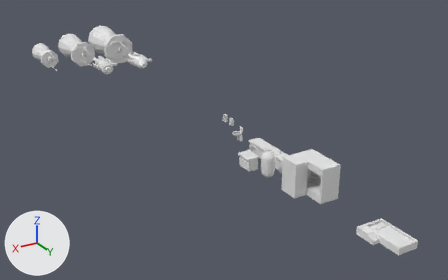
Two versions of the Blender file Assets/BlenerFiles/Placeables.blend, one commit apart.
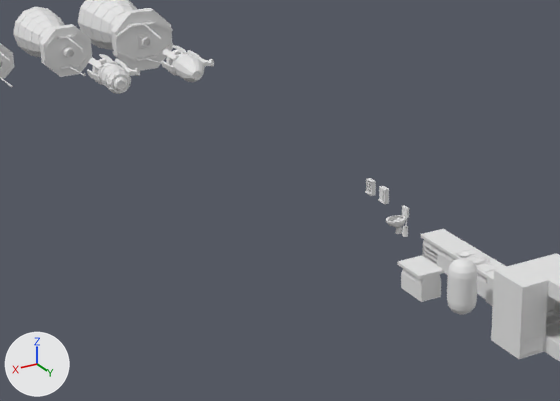
There are two pictures of each version: one whole from a 50 mm camera at (25.5, 29.1, 20.1) aimed at (0.0, -13.4, -1.2), one close up on the part from 12% to 70% of the width and 11% to 78% of the height. Every picture has the same lights, and +X, +Y and +Z are marked at lower left.

The older version as bpy lines, for what is in view:
```python
me_cube_008 = bpy.data.meshes.new('Cube.008')
me_cube_008.from_pydata(...)  # 64 vertices, 62 faces; spans x -0.5..0.5, y -0.5..0.5, z 0.0..1.0
me_cylinder = bpy.data.meshes.new('Cylinder')
me_cylinder.from_pydata(...)  # 320 vertices, 290 faces; spans x -0.45..0.45, y -0.5..0.5, z -1.0..1.0
me_plane_002 = bpy.data.meshes.new('Plane.002')
me_plane_002.from_pydata(...)  # 297 vertices, 290 faces; spans x -1.15..0.7, y -0.08..3.33, z -0.7..0.7
me_plane_003 = bpy.data.meshes.new('Plane.003')
me_plane_003.from_pydata(...)  # 537 vertices, 494 faces; spans x -1.15..0.7, y -0.08..3.33, z -0.7..0.7
me_plane_004 = bpy.data.meshes.new('Plane.004')
me_plane_004.from_pydata(...)  # 96 vertices, 36 faces; spans x -0.546..0.641, y 1.671..3.007, z -0.576..0.576
ob_cylinder = bpy.data.objects.new('Cylinder', me_cylinder)
ob_cylinder.location = (2.18, -3.65, 0.97)
ob_cylinder.scale = (1.12, 1.0, 1.0)
ob_kitchen_counter_island = bpy.data.objects.new('Kitchen counter island', me_cube_008)
ob_kitchen_counter_island.location = (2.5, -5.5, 0.0)
ob_mk1_fuel_injector = bpy.data.objects.new('MK1 Fuel Injector', me_plane_002)
ob_mk1_fuel_injector.location = (0.06, -32.57, 1.5)
ob_mk2_fuel_injector = bpy.data.objects.new('MK2 Fuel Injector', me_plane_003)
ob_mk2_fuel_injector.location = (3.89, -32.85, 1.53)
ob_mk2_fuel_injector_lights = bpy.data.objects.new('MK2 Fuel Injector Lights', me_plane_004)
ob_mk2_fuel_injector_lights.location = (3.89, -32.85, 1.53)
# also in view: 'Orion Large Engine Bell' at (0.0, -38.4, 1.5); 'Orion Medium Engine Bell' at (4.2, -38.0, 1.5); 'Kitchen counter washer' at (0.5, -4.5, 0.6); 'Bed 2' at (1.2, 0.0, 1.2); 'Kitchen counter open shelves' at (0.5, -7.5, 0.5)
```
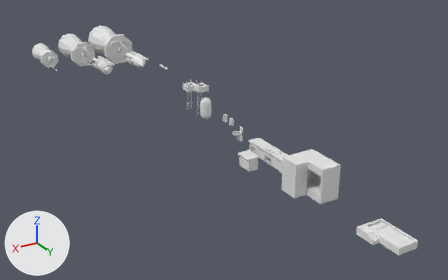
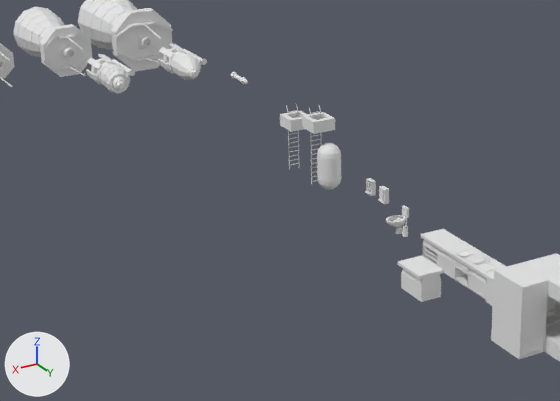
Where the newer file only moved an object's origin or applied its transform, the numbers keep the older frame.

Changed parts and their boxes [x1, y1, x2, y2] in the close-ups (560 x 401 px):
```json
{"object": "Cylinder", "change": "mesh moved", "before": [447, 258, 478, 315], "after": [317, 143, 341, 190]}
{"object": "MK1 Fuel Injector", "change": "moved", "before": [161, 45, 214, 82], "after": [157, 43, 207, 80]}
{"object": "MK2 Fuel Injector", "change": "moved", "before": [87, 54, 140, 94], "after": [86, 54, 135, 94]}
{"object": "Ladder 3m", "change": "added", "after": [302, 106, 335, 184]}
{"object": "Ladder 2.5m", "change": "added", "after": [280, 104, 308, 170]}
{"object": "MK2 Fuel Injector Lights", "change": "moved", "before": [108, 70, 130, 92], "after": [107, 70, 129, 92]}
{"object": "PipeConnecting.002", "change": "added", "after": [240, 77, 248, 84]}
```

The change, as JSON lines over the scene's bpy script:
```json
{"block": "me_cylinder", "where": "me_cylinder.from_pydata(...)  # 320 vertices, 290 faces; spans x -0.45..0.45, y -0.5..0.5, z -1.0..1.0"}
{"block": "me_cylinder", "where": "# used by ob_cylinder; location = (2.18, -3.65, 0.97); scale = (1.12, 1.0, 1.0)"}
{"block": "me_cylinder", "change": "me_cylinder part 1: the whole mesh is moved by (-1.63, -12.27, 0.03)"}
{"op": "add", "block": "me_cylinder_005", "code": ["me_cylinder_005 = bpy.data.meshes.new('Cylinder.005')", "me_cylinder_005.from_pydata(...)  # 185 vertices, 166 faces; spans x -0.139..0.139, y -0.313..0.091, z -0.139..0.139", "me_cylinder_005.polygons.foreach_set('use_smooth', [True] * 166)"]}
{"op": "add", "block": "me_plane_007", "code": ["me_plane_007 = bpy.data.meshes.new('Plane.007')", "me_plane_007.from_pydata(...)  # 256 vertices, 302 faces; spans x -0.5..0.5, y 0.0..1.0, z -2.25..0.63"]}
{"op": "add", "block": "me_plane_005", "code": ["me_plane_005 = bpy.data.meshes.new('Plane.005')", "me_plane_005.from_pydata(...)  # 304 vertices, 362 faces; spans x -0.5..0.5, y 0.0..1.0, z -2.75..0.63"]}
{"op": "set", "path": "ob_mk1_fuel_injector.location", "old": "(0.06, -32.57, 1.5)", "new": "(0.06, -33.0, 1.5)"}
{"op": "set", "path": "ob_mk2_fuel_injector.location", "old": "(3.89, -32.85, 1.53)", "new": "(3.89, -33.0, 1.5)"}
{"op": "set", "path": "ob_mk2_fuel_injector_lights.location", "old": "(3.89, -32.85, 1.53)", "new": "(3.89, -33.0, 1.5)"}
{"op": "add", "block": "ob_pipeconnecting_002", "code": ["ob_pipeconnecting_002 = bpy.data.objects.new('PipeConnecting.002', me_cylinder_005)", "ob_pipeconnecting_002.location = (0.5, -23.25, 2.75)"]}
{"op": "add", "block": "ob_ladder_2_5m", "code": ["ob_ladder_2_5m = bpy.data.objects.new('Ladder 2.5m', me_plane_007)", "ob_ladder_2_5m.location = (0.5, -19.0, 2.25)"]}
{"op": "add", "block": "ob_ladder_3m", "code": ["ob_ladder_3m = bpy.data.objects.new('Ladder 3m', me_plane_005)", "ob_ladder_3m.location = (0.5, -17.0, 2.75)"]}
```
